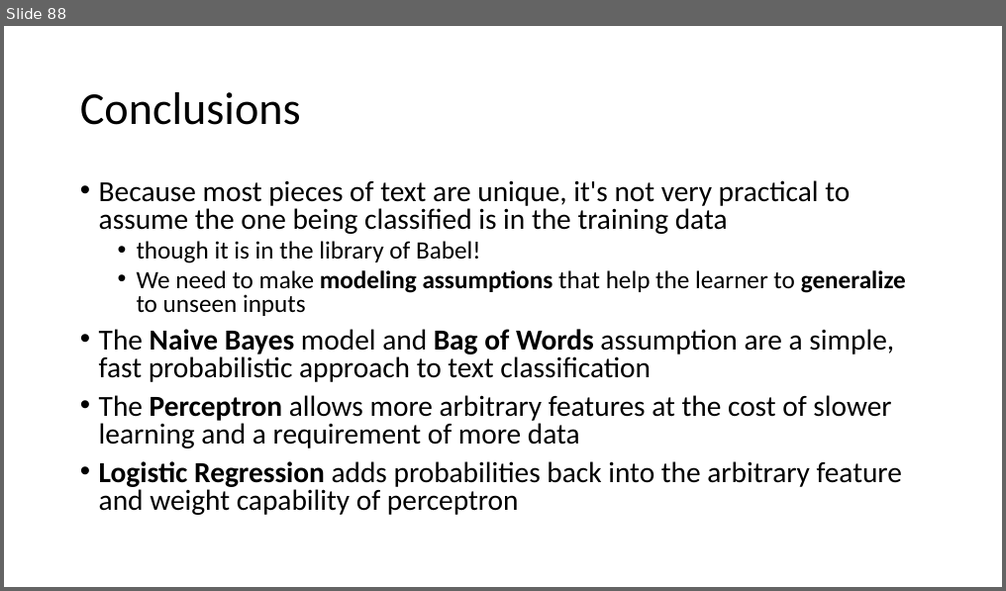
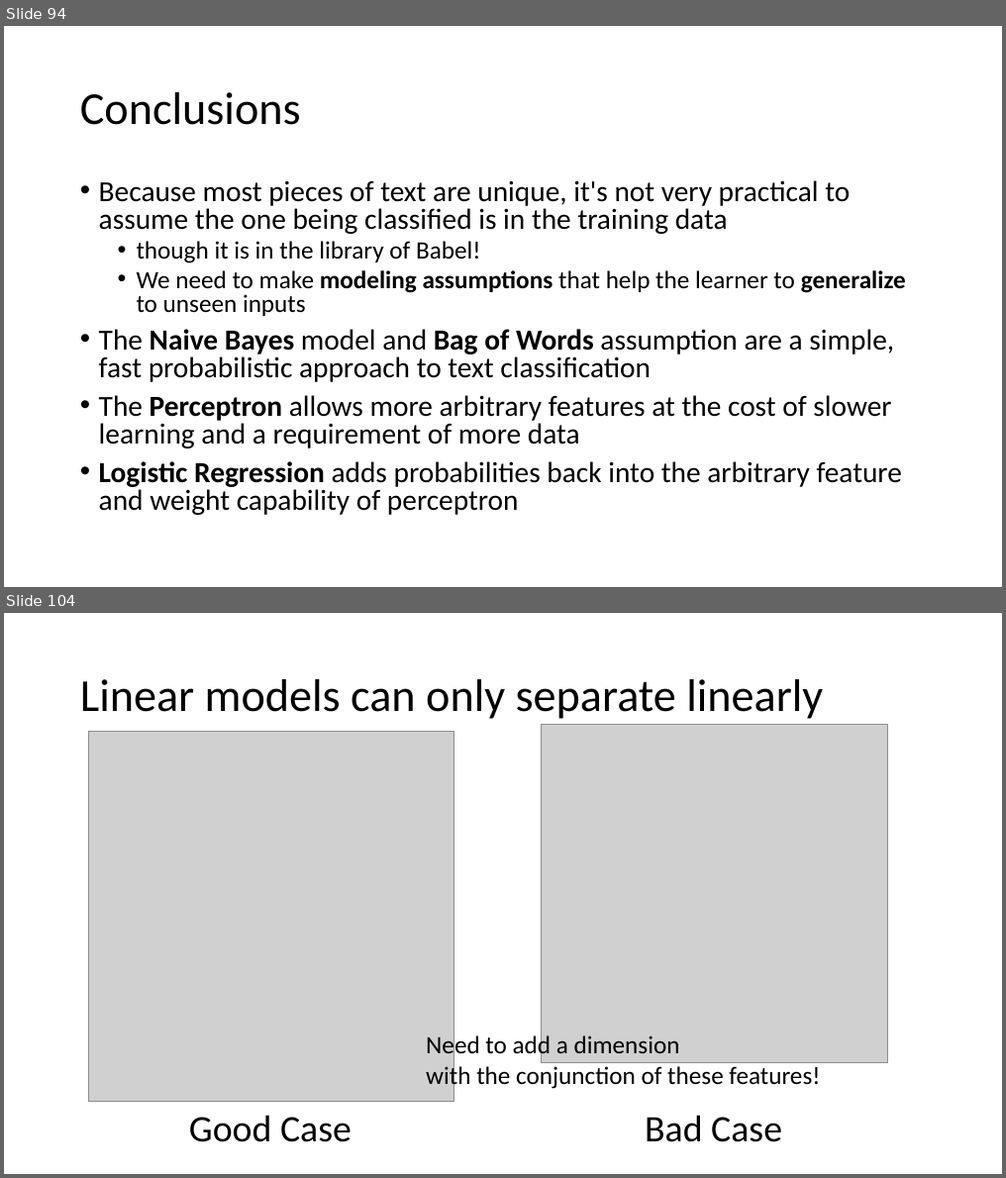
Before and after one commit to isi-nlp/csci_544_fa_18_slides, a slide deck: review_1003.pptx. Shown one above the other, each under a label of ours: slide 88 before the commit, slides 94 and 104 after it; the slides between them are not shown. The pictures are 1006x591 and 1006x1178 pixels, drawn with LibreOffice and Linux fonts; fonts in the diff are those of the drawing; grey boxes stand for pictures. Boxes give left, top, right and bottom in pixels: in the first picture for what was removed or moved away, otherwise in the second. Text is boxed around its words. In the diff, an @@ line names an element or a change of style, - is before the commit and + after.

```diff
--- a/review_1003.pptx
+++ b/review_1003.pptx
@@ slide 104 added at [4, 613, 1002, 1174], background #FFFFFF @@
@@ title added at [80, 679, 823, 719], 44 pt, text #000000 @@
+Linear models can only separate linearly
@@ picture added at [88, 731, 453, 1101] @@
@@ picture added at [542, 725, 887, 1063] @@
@@ text added at [426, 1034, 820, 1090], 24 pt, text #000000 @@
+Need to add a dimension
+with the conjunction of these features!
@@ text added at [189, 1115, 351, 1143], 36 pt, text #000000 @@
+Good Case
@@ text added at [645, 1115, 782, 1143], 36 pt, text #000000 @@
+Bad Case
@@ what was slide 88 is now slide 94 @@
```
Also in this commit, not shown: 1 slide changed, 48 other slides added.
